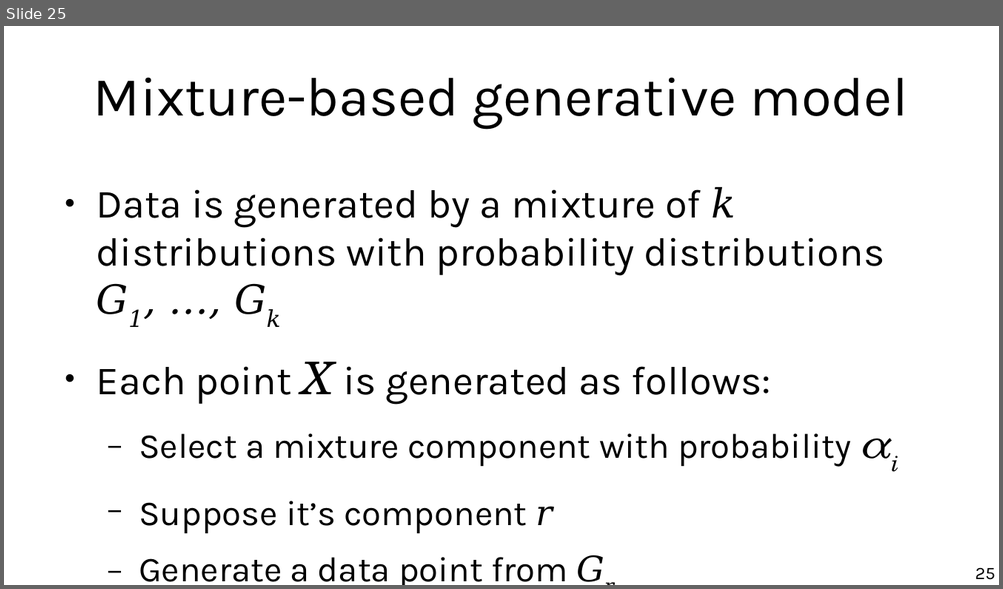
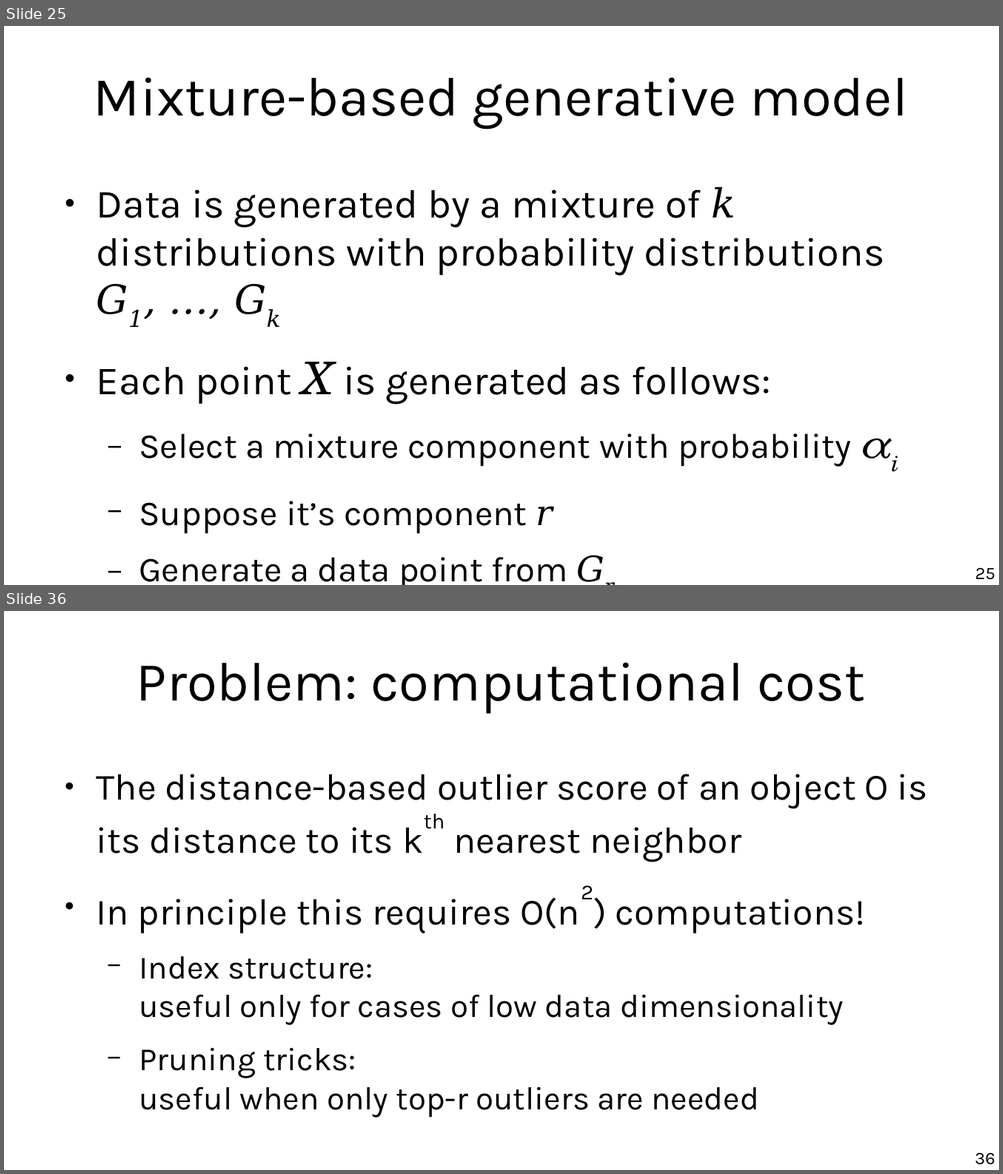
Before and after one commit to marco-calautti/data-mining-course, a slide deck: theory/tt09_outlier_detection.odp. Shown one above the other, each under a label of ours: slide 25 before the commit, slides 25 and 36 after it; the slides between them are not shown. The pictures are 1003x589 and 1003x1174 pixels, drawn with LibreOffice and Linux fonts; fonts in the diff are those of the drawing. Boxes give left, top, right and bottom in pixels: in the first picture for what was removed or moved away, otherwise in the second. Text is boxed around its words. In the diff, an @@ line names an element or a change of style, - is before the commit and + after.

```diff
--- a/theory/tt09_outlier_detection.odp
+++ b/theory/tt09_outlier_detection.odp
@@ slide 36 added at (4, 611, 999, 1170), background #FFFFFF @@
@@ title added at (136, 662, 865, 714), 44 pt, text #000000 @@
+Problem: computational cost
@@ text added at (96, 774, 928, 1118), 29.6 pt, text #000000 @@
+● The distance-based outlier score of an object O is its distance to its kth nearest neighbor
+● In principle this requires O(n2) computations!
+  − Index structure:
+    useful only for cases of low data dimensionality
+  − Pruning tricks:
+    useful when only top-r outliers are needed
@@ page number added at (974, 1153, 995, 1165), 14 pt, text #000000 @@
+36
```
Also in this commit, not shown: 5 slides changed, 23 other slides added, 3 slides removed.
